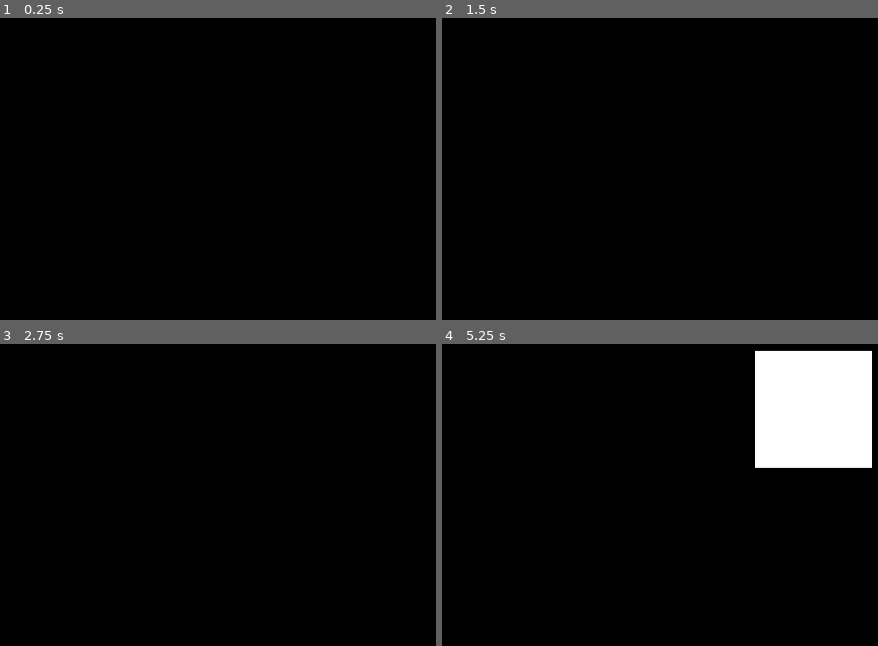
Above: before the commit, frames 1-4 (two rows, left to right).
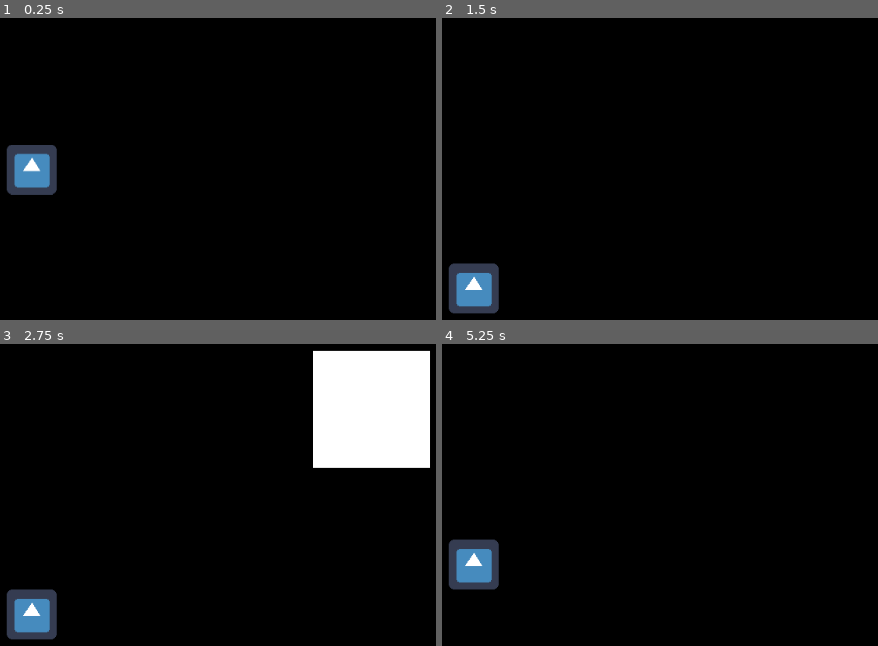
Above: after the commit, the same moments.

Repository: GamuxUnicamp/HIT_IT
Game: Godot game, scene res://scenes/Game.tscn
Same seed, same stepped clock (60 frames per second), same inputs: the game is played once before the commit and once after it. The engine's default icon, where the game draws it, is replaced by a stand-in: a white triangle on a blue panel in a dark square.
Inputs:
- Up to frame 1 (0.25 s): no input
- Up to frame 2 (1.5 s): tap Enter (ui_accept) at 0.5, 1.35 s; hold Enter (ui_accept) 0.53-1.28 s
- Up to frame 3 (2.75 s): tap Enter (ui_accept) at 1.52, 1.82 s; hold Enter (ui_accept) from 2.03 s (still down)
- Up to frame 4 (5.25 s): release Enter (ui_accept) at 2.78 s; tap Enter (ui_accept) at 2.85, 3.02, 3.32, 4.35, 4.52, 4.82 s; hold Enter (ui_accept) 3.53-4.28 s; hold Enter (ui_accept) from 5.03 s (still down)

The runs differ from the first frame. In frame 1, 1.9% of the frame differs, in the area x 1-14%, y 42-59%; in frame 2, 1.9%; in frame 3, 12%, in the area x 1-99%, y 1-99%; in frame 4, 12%.

Commit message:
Task 'Quadrado pulando' finalizada

Diff:
--- /dev/null
+++ b/scenes/Characters/Character.tscn
@@ -0,0 +1,24 @@
+[gd_scene load_steps=5 format=2]
+
+[ext_resource path="res://scripts/Character.gd" type="Script" id=1]
+[ext_resource path="res://icon.png" type="Texture" id=2]
+
+[sub_resource type="RectangleShape2D" id=1]
+extents = Vector2( 32, 32 )
+
+[sub_resource type="SpriteFrames" id=2]
+animations = [ {
+"frames": [ ExtResource( 2 ) ],
+"loop": true,
+"name": "default",
+"speed": 5.0
+} ]
+
+[node name="Character" type="KinematicBody2D"]
+script = ExtResource( 1 )
+
+[node name="Collision" type="CollisionShape2D" parent="."]
+shape = SubResource( 1 )
+
+[node name="AnimatedSprite" type="AnimatedSprite" parent="."]
+frames = SubResource( 2 )
--- /dev/null
+++ b/scenes/Floor.tscn
@@ -0,0 +1,9 @@
+[gd_scene load_steps=2 format=2]
+
+[sub_resource type="RectangleShape2D" id=1]
+extents = Vector2( 580, 10 )
+
+[node name="Floor" type="StaticBody2D"]
+
+[node name="Collision" type="CollisionShape2D" parent="."]
+shape = SubResource( 1 )
--- a/scenes/Game.tscn
+++ b/scenes/Game.tscn
@@ -1,6 +1,8 @@
-[gd_scene load_steps=2 format=2]
+[gd_scene load_steps=4 format=2]
 
 [ext_resource path="res://scripts/Game.gd" type="Script" id=1]
+[ext_resource path="res://scenes/Characters/Character.tscn" type="PackedScene" id=2]
+[ext_resource path="res://scenes/Floor.tscn" type="PackedScene" id=3]
 
 [node name="Game" type="Node2D"]
 script = ExtResource( 1 )
@@ -15,3 +17,9 @@
 margin_top = 210.0
 margin_right = 580.0
 margin_bottom = 360.0
+
+[node name="Character" parent="." instance=ExtResource( 2 )]
+position = Vector2( 70, 340 )
+
+[node name="Floor" parent="." instance=ExtResource( 3 )]
+position = Vector2( 530, 590 )
--- /dev/null
+++ b/scripts/Character.gd
@@ -0,0 +1,17 @@
+extends KinematicBody2D
+
+const GRAVITY = 100000
+
+var velocity = Vector2()
+export var jump_velocity = 30000
+
+func _physics_process(delta):
+	# Gravidade do jogo
+	velocity.y += delta * GRAVITY
+	var motion = velocity * delta
+	motion = move_and_slide(motion, Vector2(0,-1))
+
+# Se o jogador estiver no chão, aplicar uma força vertical
+func jump():
+	if is_on_floor():
+		velocity.y = -jump_velocity
--- a/scripts/Game.gd
+++ b/scripts/Game.gd
@@ -7,6 +7,8 @@
 var rythm_threshold_timer = Timer.new()
 
 var press_time = false
+
+onready var character = $Character
 
 func _ready():
 	# Definir e adicionar estilos (cores) para os painéis
@@ -23,20 +25,22 @@
 	signal_panel.update()
 
 	# Definir o ritmo do jogo
-	rythm_timer.set_wait_time(1)
+	rythm_timer.set_wait_time(0.8)
 	rythm_timer.connect("timeout", self, "_on_rythm_timeout")
 	add_child(rythm_timer)
 	rythm_timer.start()
 
 	# Definir o limite de reação do usuário
-	rythm_threshold_timer.set_wait_time(0.5)
+	rythm_threshold_timer.set_wait_time(0.4)
 	rythm_threshold_timer.connect("timeout", self, "_on_threshold_timeout")
 	add_child(rythm_threshold_timer)
 
 func _input(event):
+	# Fazer o personagem pular caso o jogador acerte
 	if event.is_action_pressed("ui_accept"):
 		if press_time:
 			print("HIT!")
+			character.jump()
 		else:
 			print("NO!")
 
